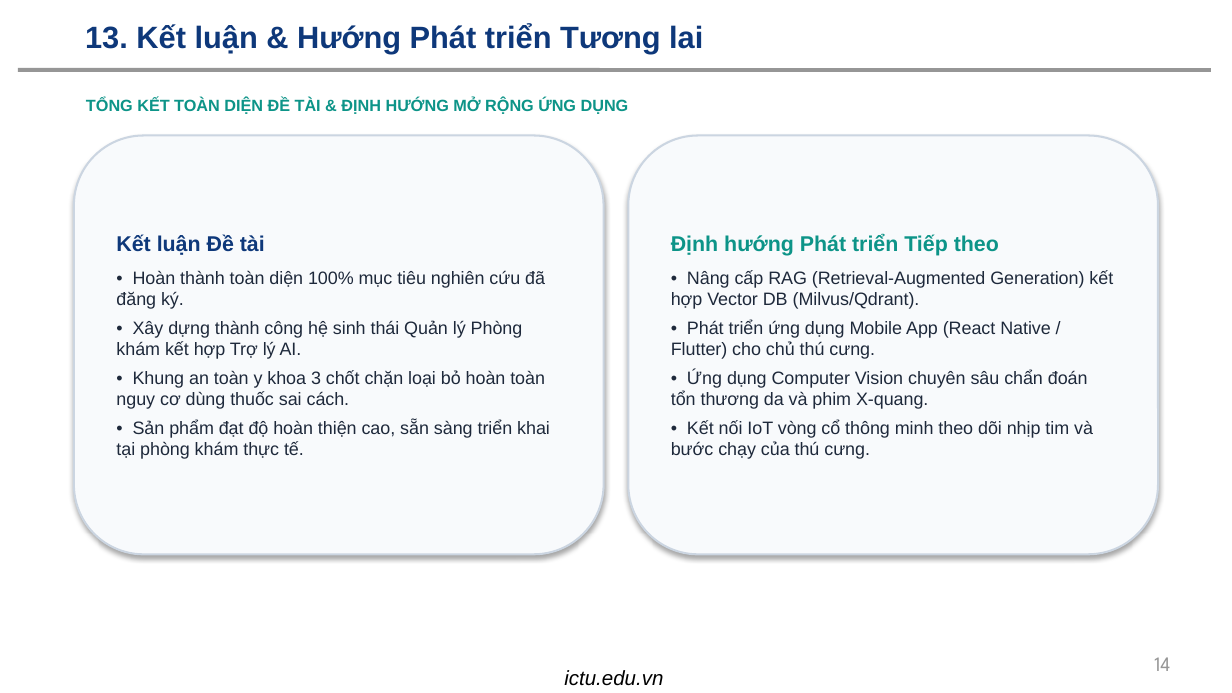
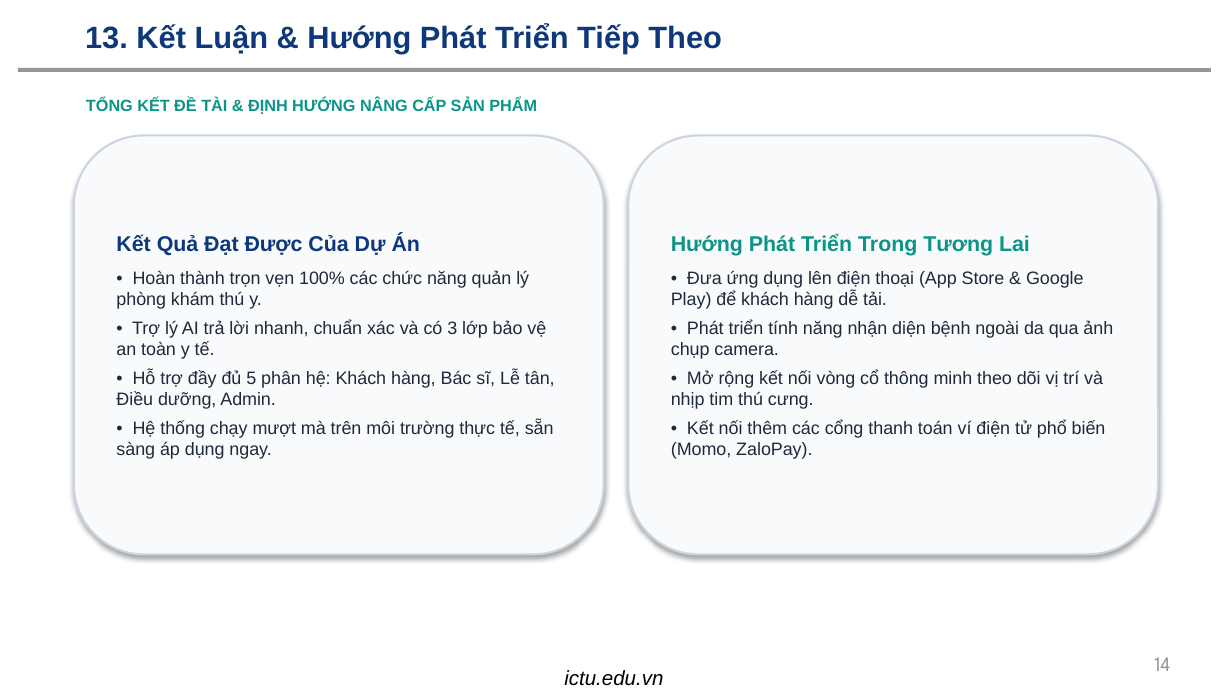
Before and after one commit to dtc245200209-lang/HE-THONG-QUAN-LY-THU-CUNG-VA-LICH-CHAM-SOC-CO-TICH-HOP-AI, a slide deck: slide 14 of BAO_CAO_THUYET_TRINH_PETCARE_AI.pptx. Drawn at 1232x693 pixels with LibreOffice and Linux fonts; fonts in the diff are those of the drawing; background and template pictures are left out. Boxes give left, top, right and bottom in pixels: in the first picture for what was removed or moved away, otherwise in the second. Text is boxed around its words. In the diff, an @@ line names an element or a change of style, - is before the commit and + after.

```diff
--- a/BAO_CAO_THUYET_TRINH_PETCARE_AI.pptx
+++ b/BAO_CAO_THUYET_TRINH_PETCARE_AI.pptx
@@ title at bbox=[85, 23, 721, 53]: text changed @@
-13. Kết luận & Hướng Phát triển Tương lai
+13. Kết Luận & Hướng Phát Triển Tiếp Theo
@@ text at bbox=[86, 97, 537, 114]: text changed @@
-TỔNG KẾT TOÀN DIỆN ĐỀ TÀI & ĐỊNH HƯỚNG MỞ RỘNG ỨNG DỤNG
+TỔNG KẾT ĐỀ TÀI & ĐỊNH HƯỚNG NÂNG CẤP SẢN PHẨM
@@ text in rounded rectangle at bbox=[116, 235, 555, 459]: text changed @@
-Kết luận Đề tài
-• Hoàn thành toàn diện 100% mục tiêu nghiên cứu đã đăng ký.
-• Xây dựng thành công hệ sinh thái Quản lý Phòng khám kết hợp Trợ lý AI.
-• Khung an toàn y khoa 3 chốt chặn loại bỏ hoàn toàn nguy cơ dùng thuốc sai cách.
-• Sản phẩm đạt độ hoàn thiện cao, sẵn sàng triển khai tại phòng khám thực tế.
+Kết Quả Đạt Được Của Dự Án
+• Hoàn thành trọn vẹn 100% các chức năng quản lý phòng khám thú y.
+• Trợ lý AI trả lời nhanh, chuẩn xác và có 3 lớp bảo vệ an toàn y tế.
+• Hỗ trợ đầy đủ 5 phân hệ: Khách hàng, Bác sĩ, Lễ tân, Điều dưỡng, Admin.
+• Hệ thống chạy mượt mà trên môi trường thực tế, sẵn sàng áp dụng ngay.
@@ text in rounded rectangle at bbox=[671, 235, 1113, 459]: text changed @@
-Định hướng Phát triển Tiếp theo
-• Nâng cấp RAG (Retrieval-Augmented Generation) kết hợp Vector DB (Milvus/Qdrant).
-• Phát triển ứng dụng Mobile App (React Native / Flutter) cho chủ thú cưng.
-• Ứng dụng Computer Vision chuyên sâu chẩn đoán tổn thương da và phim X-quang.
-• Kết nối IoT vòng cổ thông minh theo dõi nhịp tim và bước chạy của thú cưng.
+Hướng Phát Triển Trong Tương Lai
+• Đưa ứng dụng lên điện thoại (App Store & Google Play) để khách hàng dễ tải.
+• Phát triển tính năng nhận diện bệnh ngoài da qua ảnh chụp camera.
+• Mở rộng kết nối vòng cổ thông minh theo dõi vị trí và nhịp tim thú cưng.
+• Kết nối thêm các cổng thanh toán ví điện tử phổ biến (Momo, ZaloPay).
```
Also in this commit, not shown: 13 other slides changed, 2 other files.
